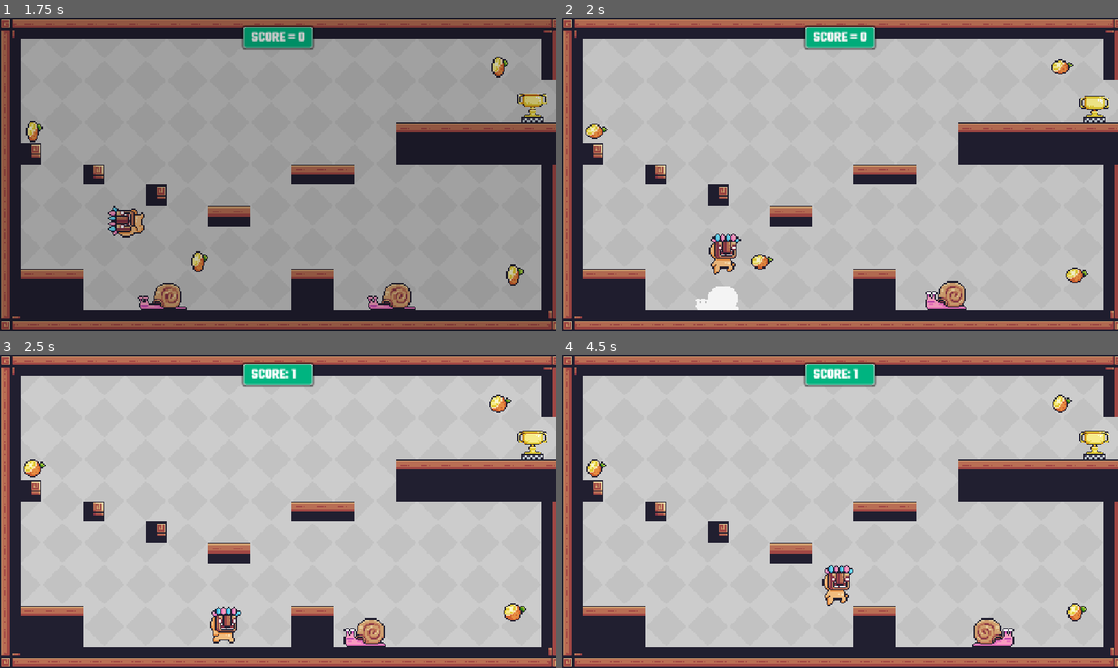
Above: before the commit, frames 1-4 (two rows, left to right).
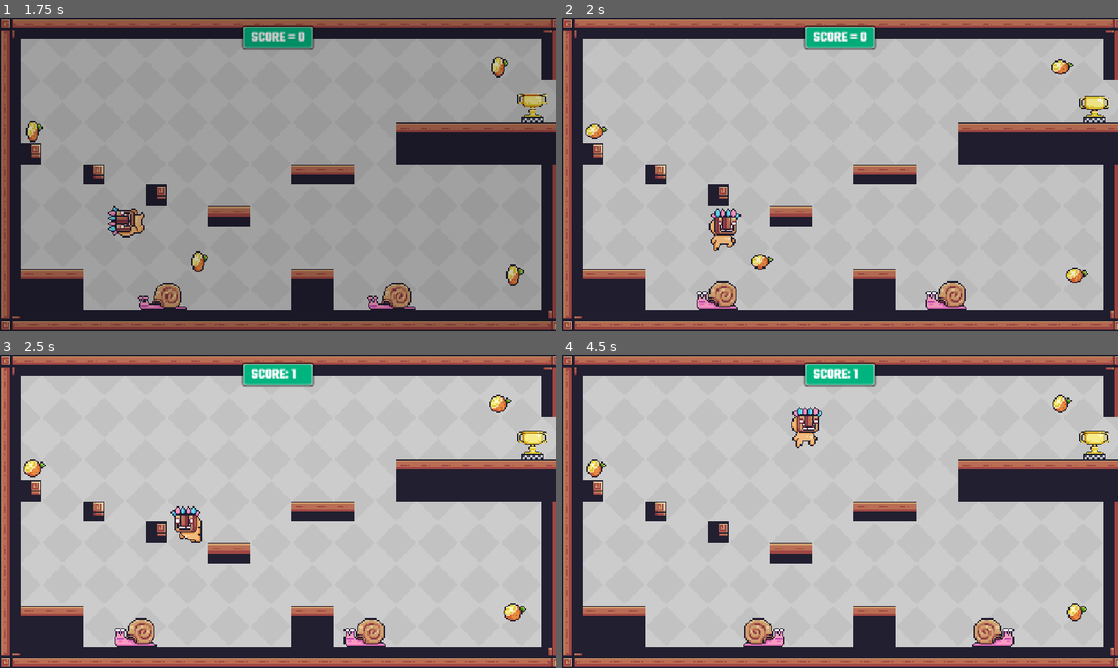
Above: after the commit, the same moments.

Repository: asehdev1994/pixel-platformer
Game: Godot game, scene res://Scenes/main.tscn
Same seed, same stepped clock (60 frames per second), same inputs: the game is played once before the commit and once after it.
Inputs:
- Up to frame 1 (1.75 s): click "Play" at 0.5 s; hold D (right) from 1.28 s (still down); tap Space (jump) at 1.35, 1.52 s
- Up to frame 2 (2 s): keep holding D (right); tap Space (jump) at 1.82 s
- Up to frame 3 (2.5 s): keep holding D (right); tap Space (jump) at 2.1, 2.27 s
- Up to frame 4 (4.5 s): tap Space (jump) at 2.57, 2.85, 3.6, 3.77, 4.07, 4.35 s; release D (right) at 2.78 s; hold A (left) 2.78-3.53 s; hold D (right) from 3.53 s (still down)

Frame 1 is identical in both runs. In frame 2, 1.4% of the frame differs, in the area x 24-33%, y 60-94%; in frame 3, 1.5%; in frame 4, 1.6%, in the area x 32-53%, y 16-94%.

Commit message:
unlimitied jumps enabled while wall sliding

Diff:
--- a/Scripts/player.gd
+++ b/Scripts/player.gd
@@ -11,6 +11,7 @@
 const MAX_JUMPS = 2
 var jumps_left = MAX_JUMPS
 const WALL_SLIDE_GRAVITY_MULTIPLIER = 0.2
+var was_wall_sliding := false
 
 func _ready() -> void:
 	animated_sprite_2d.animation_finished.connect(_on_animation_finished)
@@ -24,12 +25,16 @@
 		jumps_left = MAX_JUMPS
 
 	# Add the gravity.
-	# Add the gravity.
 	if not is_on_floor():
 		if is_wall_sliding():
 			velocity += get_gravity() * delta * WALL_SLIDE_GRAVITY_MULTIPLIER
 		else:
 			velocity += get_gravity() * delta
+
+	if is_wall_sliding() and !was_wall_sliding:
+		jumps_left = MAX_JUMPS
+
+	was_wall_sliding = is_wall_sliding()
 
 	if can_move:
 		# Handle jump.
